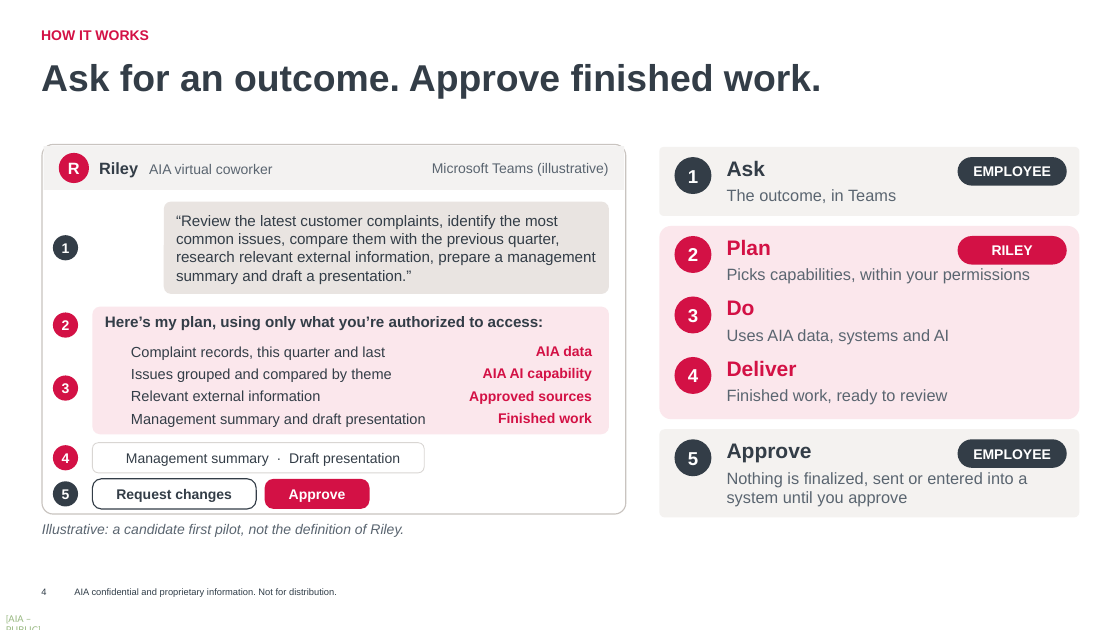
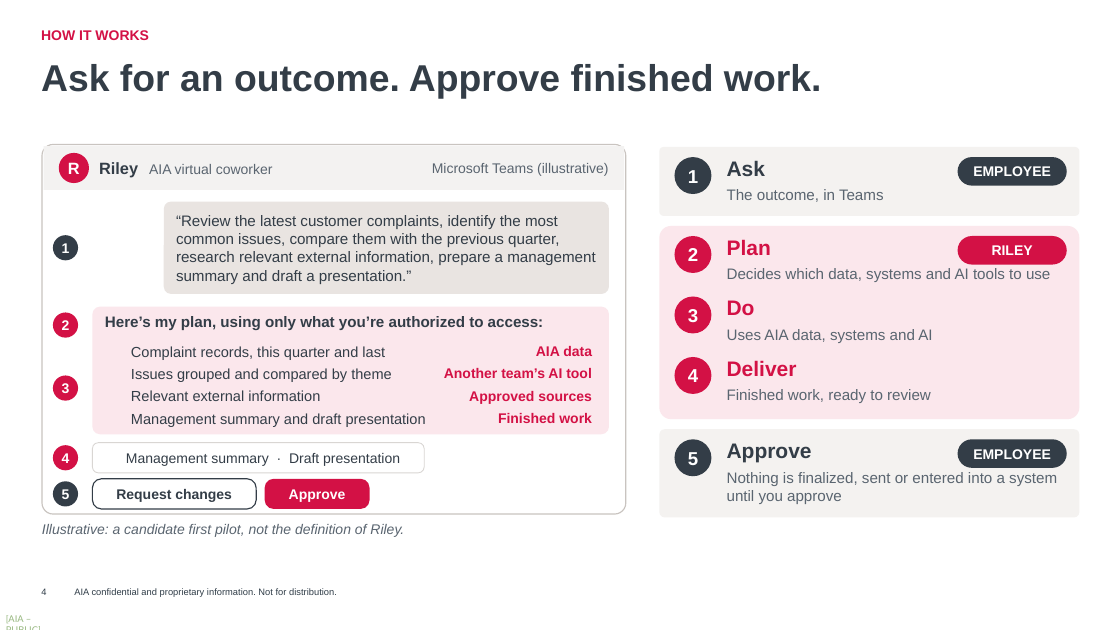
Before and after one commit to harrysokool/playground, a slide deck: slide 4 of ppt/group_inno_award/Riley_Submission_Deck_Opus.pptx. Drawn at 1120x630 pixels with LibreOffice and Linux fonts; fonts in the diff are those of the drawing; background and template pictures are left out. Boxes give left, top, right and bottom in pixels: in the first picture for what was removed or moved away, otherwise in the second. Text is boxed around its words. In the diff, an @@ line names an element or a change of style, - is before the commit and + after.

```diff
--- a/ppt/group_inno_award/Riley_Submission_Deck_Opus.pptx
+++ b/ppt/group_inno_award/Riley_Submission_Deck_Opus.pptx
@@ text at (x1=727, y1=268, x2=1050, y2=282): text changed; size 14 to 13 pt @@
-Picks capabilities, within your permissions
+Decides which data, systems and AI tools to use
@@ text at (x1=444, y1=368, x2=592, y2=378): text changed @@
-AIA AI capability
+Another team’s AI tool
@@ size 14 to 13 pt in 4 elements at (x1=727, y1=189, x2=884, y2=202), (x1=727, y1=329, x2=932, y2=343), (x1=727, y1=389, x2=931, y2=403), (x1=727, y1=472, x2=1057, y2=504) @@
```
Also in this commit, not shown: 7 other slides changed.
